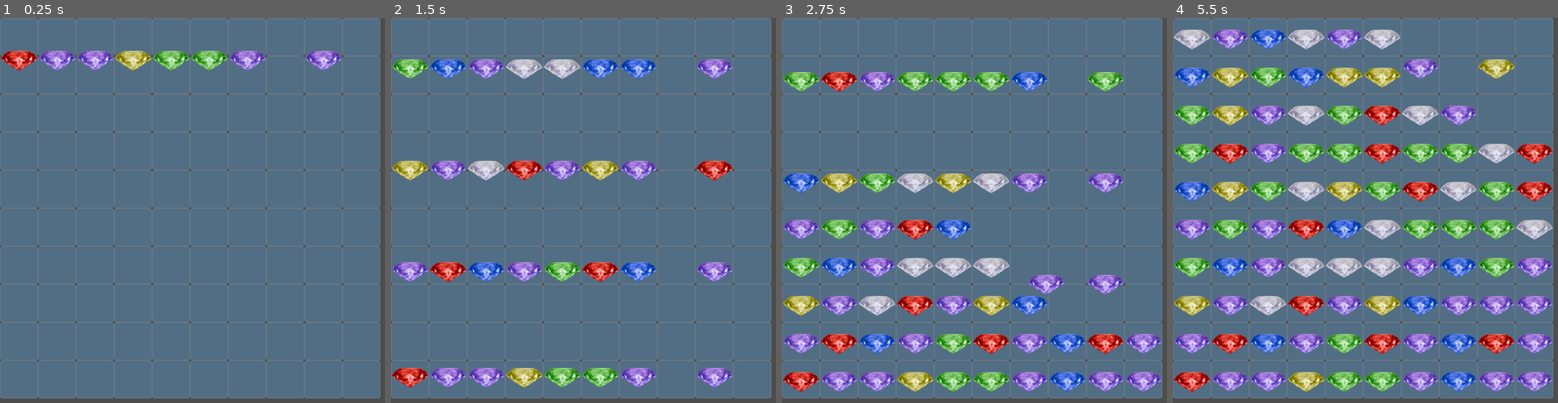
Above: before the commit, frames 1-4 (left to right).
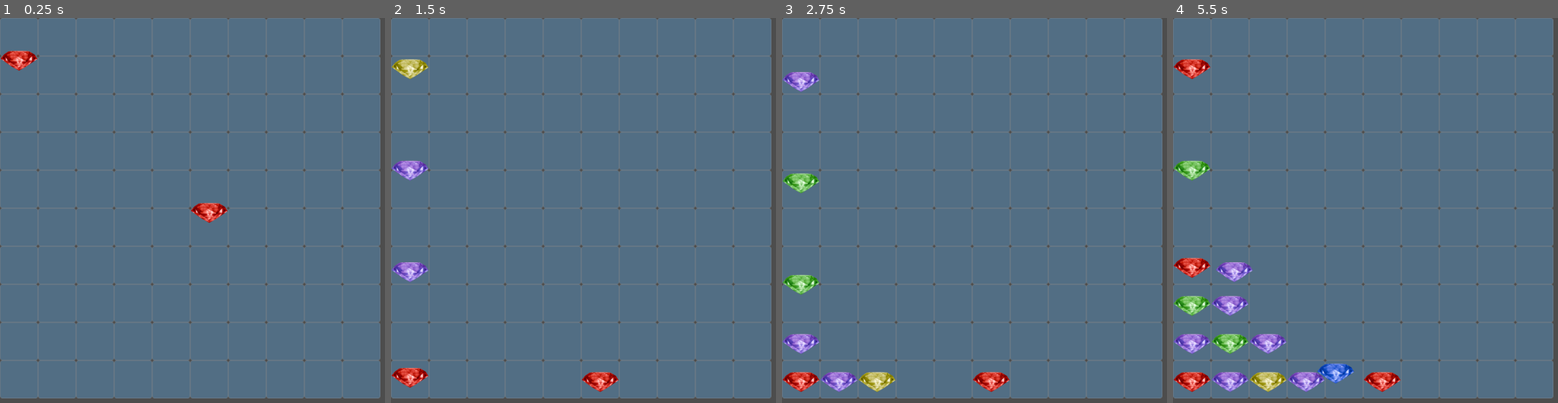
Above: after the commit, the same moments.

Repository: Medex81/LadyJu
Game: Godot game, scene res://game/scenes/m3/main.tscn
Two runs of this game, one before a commit and one after it. Both use one fixed random seed, a clock stepped at 60 frames per second and the inputs below. This scene is started directly instead of the project's main scene.
Inputs (mouse positions are in pixels of both pictures, inside the frame that each line leads up to):
- Up to frame 1 (0.25 s): no input
- Up to frame 2 (1.5 s): move the mouse to (410, 121) at 0.52 s; click (410, 121) at 0.67 s; move the mouse to (410, 206) at 1.27 s; click (410, 206) at 1.42 s
- Up to frame 3 (2.75 s): move the mouse to (801, 295) at 2.02 s; click (801, 295) at 2.17 s
- Up to frame 4 (5.5 s): move the mouse to (1192, 264) at 2.77 s; click (1192, 264) at 2.92 s; move the mouse to (1192, 225) at 3.52 s; click (1192, 225) at 3.67 s; move the mouse to (1192, 187) at 4.27 s; click (1192, 187) at 4.42 s; move the mouse to (1192, 152) at 5.02 s; click (1192, 152) at 5.17 s

The runs differ from the first frame. In frame 1, 2.6% of the frame differs, in the area x 10-89%, y 8-54%; in frame 2, 9.7%; in frame 3, 17%; in frame 4, 29%, in the area x 0-99%, y 2-98%.

Commit message:
Перемещение сцен для более удобной навигации.

Diff:
--- a/game/scenes/m3/items/blue.tscn
+++ b/game/scenes/m3/items/cristals/blue.tscn
@@ -1,12 +1,12 @@
 [gd_scene load_steps=3 format=3 uid="uid://cn2f51u6tyo08"]
 
 [ext_resource type="Texture2D" uid="uid://dck22mg4fwycr" path="res://game/assets/anny_pack/crystal_blue.png" id="1_710la"]
-[ext_resource type="PackedScene" uid="uid://bpa2mq42xvtw4" path="res://game/scenes/m3/items/cristal.tscn" id="1_yj1cm"]
+[ext_resource type="PackedScene" uid="uid://bpa2mq42xvtw4" path="res://game/scenes/m3/items/cristals/cristal.tscn" id="1_yj1cm"]
 
 [node name="cristal" instance=ExtResource("1_yj1cm")]
 
 [node name="info" parent="." index="4"]
 item_name = "blue"
 
-[node name="item_viewer" parent="." index="5"]
+[node name="item_icon" parent="." index="6"]
 texture = ExtResource("1_710la")
--- a/game/scenes/m3/items/cristal.tscn
+++ b/game/scenes/m3/items/cristals/cristal.tscn
@@ -3,9 +3,9 @@
 [ext_resource type="PackedScene" uid="uid://cexy6igt35ni4" path="res://game/scenes/m3/components/parent_mover.tscn" id="1_2d51j"]
 [ext_resource type="PackedScene" uid="uid://dtmwkocylij0i" path="res://game/scenes/m3/components/end.tscn" id="2_bneca"]
 [ext_resource type="PackedScene" uid="uid://dktf3k2kbsn0x" path="res://game/scenes/m3/components/hitbox.tscn" id="3_mgim0"]
-[ext_resource type="PackedScene" uid="uid://5wgceo23k5dr" path="res://game/scenes/m3/damagers/weak_damage.tscn" id="4_lmm8j"]
+[ext_resource type="PackedScene" uid="uid://dinrxkuh55rmf" path="res://game/scenes/m3/damagers/damage.tscn" id="4_nasvp"]
 [ext_resource type="PackedScene" uid="uid://ddfd0x1tmb7n2" path="res://game/scenes/m3/components/damager.tscn" id="4_oid8c"]
-[ext_resource type="PackedScene" uid="uid://boo82kcboqmkt" path="res://game/scenes/m3/damagers/self_cell_damage.tscn" id="5_dmoql"]
+[ext_resource type="PackedScene" uid="uid://boql4eiookodn" path="res://game/scenes/m3/damagers/damage_zone.tscn" id="5_ovo3w"]
 [ext_resource type="PackedScene" uid="uid://6r8pb666487x" path="res://game/scenes/m3/components/matcher.tscn" id="5_xlqa6"]
 [ext_resource type="PackedScene" uid="uid://bwe77doxkiaf4" path="res://game/scenes/m3/components/info.tscn" id="6_u52hk"]
 [ext_resource type="PackedScene" uid="uid://85x0hvrp2113" path="res://game/scenes/m3/effects/blast_part.tscn" id="7_ga2p0"]
@@ -21,11 +21,16 @@
 [node name="damager" parent="." instance=ExtResource("4_oid8c")]
 position = Vector2(65, 63)
 
-[node name="weak_damage" parent="damager" instance=ExtResource("4_lmm8j")]
+[node name="damage_self" parent="damager" instance=ExtResource("4_nasvp")]
+visible = false
+resistance = 2
+
+[node name="collision" parent="damager/damage_self" instance=ExtResource("5_ovo3w")]
+
+[node name="damage_weak" parent="damager" instance=ExtResource("4_nasvp")]
 visible = false
 
-[node name="self_cell_damage" parent="damager" instance=ExtResource("5_dmoql")]
-visible = false
+[node name="collision" parent="damager/damage_weak" instance=ExtResource("5_ovo3w")]
 
 [node name="matcher" parent="." instance=ExtResource("5_xlqa6")]
 
@@ -37,17 +42,13 @@
 [node name="blast_part" parent="end" instance=ExtResource("7_ga2p0")]
 visible = false
 
-[node name="item_viewer" type="Sprite2D" parent="."]
+[node name="item_icon" type="Sprite2D" parent="."]
 z_index = 2
 scale = Vector2(0.25498, 0.25498)
 centered = false
 
 [connection signal="send_move_stopped" from="parent_mover" to="matcher" method="on_matchable"]
 [connection signal="send_end" from="hitbox" to="end" method="end"]
-[connection signal="body_entered" from="damager/weak_damage" to="damager/weak_damage" method="_on_body_entered"]
-[connection signal="visibility_changed" from="damager/weak_damage" to="damager/weak_damage" method="_on_visibility_changed"]
-[connection signal="body_entered" from="damager/self_cell_damage" to="damager/self_cell_damage" method="_on_body_entered"]
-[connection signal="visibility_changed" from="damager/self_cell_damage" to="damager/self_cell_damage" method="_on_visibility_changed"]
 [connection signal="send_fail_match" from="matcher" to="parent_mover" method="revert_move"]
 [connection signal="send_match" from="matcher" to="damager" method="start"]
 [connection signal="send_item_name" from="info" to="matcher" method="on_item_name_change"]
--- a/game/scenes/m3/items/green.tscn
+++ b/game/scenes/m3/items/cristals/green.tscn
@@ -1,6 +1,6 @@
 [gd_scene load_steps=3 format=3 uid="uid://cb2he54glpoml"]
 
-[ext_resource type="PackedScene" uid="uid://bpa2mq42xvtw4" path="res://game/scenes/m3/items/cristal.tscn" id="1_ronxa"]
+[ext_resource type="PackedScene" uid="uid://bpa2mq42xvtw4" path="res://game/scenes/m3/items/cristals/cristal.tscn" id="1_ronxa"]
 [ext_resource type="Texture2D" uid="uid://dcuks6y3wkgh7" path="res://game/assets/anny_pack/crystal_green.png" id="2_6r2ba"]
 
 [node name="cristal" instance=ExtResource("1_ronxa")]
@@ -8,5 +8,5 @@
 [node name="info" parent="." index="4"]
 item_name = "green"
 
-[node name="item_viewer" parent="." index="5"]
+[node name="item_icon" parent="." index="6"]
 texture = ExtResource("2_6r2ba")
--- a/game/scenes/m3/items/purple.tscn
+++ b/game/scenes/m3/items/cristals/purple.tscn
@@ -1,6 +1,6 @@
 [gd_scene load_steps=3 format=3 uid="uid://bdbu6m780gofa"]
 
-[ext_resource type="PackedScene" uid="uid://bpa2mq42xvtw4" path="res://game/scenes/m3/items/cristal.tscn" id="1_7paqj"]
+[ext_resource type="PackedScene" uid="uid://bpa2mq42xvtw4" path="res://game/scenes/m3/items/cristals/cristal.tscn" id="1_7paqj"]
 [ext_resource type="Texture2D" uid="uid://bejd2mku6kdog" path="res://game/assets/anny_pack/crystal_purple.png" id="2_6c5r2"]
 
 [node name="cristal" instance=ExtResource("1_7paqj")]
@@ -8,5 +8,5 @@
 [node name="info" parent="." index="4"]
 item_name = "purple"
 
-[node name="item_viewer" parent="." index="5"]
+[node name="item_icon" parent="." index="6"]
 texture = ExtResource("2_6c5r2")
--- a/game/scenes/m3/items/red.tscn
+++ b/game/scenes/m3/items/cristals/red.tscn
@@ -1,6 +1,6 @@
 [gd_scene load_steps=3 format=3 uid="uid://eqcgcsaq4h2x"]
 
-[ext_resource type="PackedScene" uid="uid://bpa2mq42xvtw4" path="res://game/scenes/m3/items/cristal.tscn" id="1_sfmhk"]
+[ext_resource type="PackedScene" uid="uid://bpa2mq42xvtw4" path="res://game/scenes/m3/items/cristals/cristal.tscn" id="1_sfmhk"]
 [ext_resource type="Texture2D" uid="uid://bhskjrpecqd0e" path="res://game/assets/anny_pack/crystal_red.png" id="2_4l5lr"]
 
 [node name="cristal" instance=ExtResource("1_sfmhk")]
@@ -8,5 +8,5 @@
 [node name="info" parent="." index="4"]
 item_name = "red"
 
-[node name="item_viewer" parent="." index="5"]
+[node name="item_icon" parent="." index="6"]
 texture = ExtResource("2_4l5lr")
--- a/game/scenes/m3/items/white.tscn
+++ b/game/scenes/m3/items/cristals/white.tscn
@@ -1,6 +1,6 @@
 [gd_scene load_steps=3 format=3 uid="uid://ca6dwep784lk7"]
 
-[ext_resource type="PackedScene" uid="uid://bpa2mq42xvtw4" path="res://game/scenes/m3/items/cristal.tscn" id="1_282bq"]
+[ext_resource type="PackedScene" uid="uid://bpa2mq42xvtw4" path="res://game/scenes/m3/items/cristals/cristal.tscn" id="1_282bq"]
 [ext_resource type="Texture2D" uid="uid://dg0bgbbdoi4oq" path="res://game/assets/anny_pack/crystal_white.png" id="2_v0nyk"]
 
 [node name="cristal" instance=ExtResource("1_282bq")]
@@ -8,5 +8,5 @@
 [node name="info" parent="." index="4"]
 item_name = "white"
 
-[node name="item_viewer" parent="." index="5"]
+[node name="item_icon" parent="." index="6"]
 texture = ExtResource("2_v0nyk")
--- a/game/scenes/m3/items/yellow.tscn
+++ b/game/scenes/m3/items/cristals/yellow.tscn
@@ -1,6 +1,6 @@
 [gd_scene load_steps=3 format=3 uid="uid://m5rh2rt32bm0"]
 
-[ext_resource type="PackedScene" uid="uid://bpa2mq42xvtw4" path="res://game/scenes/m3/items/cristal.tscn" id="1_sr5yw"]
+[ext_resource type="PackedScene" uid="uid://bpa2mq42xvtw4" path="res://game/scenes/m3/items/cristals/cristal.tscn" id="1_sr5yw"]
 [ext_resource type="Texture2D" uid="uid://cvulscfgci0g8" path="res://game/assets/anny_pack/crystal_yellow.png" id="2_h17ti"]
 
 [node name="cristal" instance=ExtResource("1_sr5yw")]
@@ -8,5 +8,5 @@
 [node name="info" parent="." index="4"]
 item_name = "yellow"
 
-[node name="item_viewer" parent="." index="5"]
+[node name="item_icon" parent="." index="6"]
 texture = ExtResource("2_h17ti")
--- a/game/scenes/m3/main.tscn
+++ b/game/scenes/m3/main.tscn
@@ -1,14 +1,14 @@
 [gd_scene load_steps=113 format=3 uid="uid://bog8shiiuriye"]
 
 [ext_resource type="PackedScene" uid="uid://bb1jfjnmiupvx" path="res://game/scenes/m3/item_generator.tscn" id="1_layab"]
-[ext_resource type="PackedScene" uid="uid://cb2he54glpoml" path="res://game/scenes/m3/items/green.tscn" id="3_ve0cl"]
-[ext_resource type="PackedScene" uid="uid://bdbu6m780gofa" path="res://game/scenes/m3/items/purple.tscn" id="4_udhk0"]
-[ext_resource type="PackedScene" uid="uid://eqcgcsaq4h2x" path="res://game/scenes/m3/items/red.tscn" id="5_1grpq"]
-[ext_resource type="PackedScene" uid="uid://cn2f51u6tyo08" path="res://game/scenes/m3/items/blue.tscn" id="5_3c64g"]
-[ext_resource type="PackedScene" uid="uid://ca6dwep784lk7" path="res://game/scenes/m3/items/white.tscn" id="6_440aj"]
-[ext_resource type="PackedScene" uid="uid://m5rh2rt32bm0" path="res://game/scenes/m3/items/yellow.tscn" id="7_keo6g"]
-[ext_resource type="PackedScene" uid="uid://c4hirur6vsqqi" path="res://game/scenes/m3/spawner.tscn" id="8_nya3m"]
+[ext_resource type="PackedScene" uid="uid://cb2he54glpoml" path="res://game/scenes/m3/items/cristals/green.tscn" id="3_ve0cl"]
+[ext_resource type="PackedScene" uid="uid://bdbu6m780gofa" path="res://game/scenes/m3/items/cristals/purple.tscn" id="4_udhk0"]
+[ext_resource type="PackedScene" uid="uid://eqcgcsaq4h2x" path="res://game/scenes/m3/items/cristals/red.tscn" id="5_1grpq"]
+[ext_resource type="PackedScene" uid="uid://cn2f51u6tyo08" path="res://game/scenes/m3/items/cristals/blue.tscn" id="5_3c64g"]
+[ext_resource type="PackedScene" uid="uid://ca6dwep784lk7" path="res://game/scenes/m3/items/cristals/white.tscn" id="6_440aj"]
+[ext_resource type="PackedScene" uid="uid://m5rh2rt32bm0" path="res://game/scenes/m3/items/cristals/yellow.tscn" id="7_keo6g"]
 [ext_resource type="PackedScene" uid="uid://bf03qetwd7agr" path="res://game/scenes/m3/cell.tscn" id="8_w6gfp"]
+[ext_resource type="PackedScene" uid="uid://c4hirur6vsqqi" path="res://game/scenes/m3/spawner.tscn" id="9_i1jfb"]
 
 [sub_resource type="SegmentShape2D" id="SegmentShape2D_t1gbw"]
 a = Vector2(1304, 1282)
@@ -1337,6 +1337,8 @@
 visible = false
 
 [node name="StaticBody2D" type="StaticBody2D" parent="."]
+collision_layer = 5
+collision_mask = 5
 
 [node name="cs_d" type="CollisionShape2D" parent="StaticBody2D"]
 shape = SubResource("SegmentShape2D_t1gbw")
@@ -1360,44 +1362,32 @@
 [node name="cell" parent="GridContainer" instance=ExtResource("8_w6gfp")]
 layout_mode = 2
 
-[node name="spawner" parent="GridContainer/cell" instance=ExtResource("8_nya3m")]
+[node name="spawner" parent="GridContainer/cell" instance=ExtResource("9_i1jfb")]
 
 [node name="cell2" parent="GridContainer" instance=ExtResource("8_w6gfp")]
 layout_mode = 2
 theme_override_styles/panel = SubResource("StyleBoxFlat_i4cde")
 
-[node name="spawner" parent="GridContainer/cell2" instance=ExtResource("8_nya3m")]
-
 [node name="cell3" parent="GridContainer" instance=ExtResource("8_w6gfp")]
 layout_mode = 2
 theme_override_styles/panel = SubResource("StyleBoxFlat_f6nmg")
 
-[node name="spawner" parent="GridContainer/cell3" instance=ExtResource("8_nya3m")]
-
 [node name="cell4" parent="GridContainer" instance=ExtResource("8_w6gfp")]
 layout_mode = 2
 theme_override_styles/panel = SubResource("StyleBoxFlat_1hb1c")
 
-[node name="spawner" parent="GridContainer/cell4" instance=ExtResource("8_nya3m")]
-
 [node name="cell5" parent="GridContainer" instance=ExtResource("8_w6gfp")]
 layout_mode = 2
 theme_override_styles/panel = SubResource("StyleBoxFlat_q6btx")
 
-[node name="spawner" parent="GridContainer/cell5" instance=ExtResource("8_nya3m")]
-
 [node name="cell6" parent="GridContainer" instance=ExtResource("8_w6gfp")]
 layout_mode = 2
 theme_override_styles/panel = SubResource("StyleBoxFlat_lya0l")
 
-[node name="spawner" parent="GridContainer/cell6" instance=ExtResource("8_nya3m")]
-
 [node name="cell7" parent="GridContainer" instance=ExtResource("8_w6gfp")]
 layout_mode = 2
 theme_override_styles/panel = SubResource("StyleBoxFlat_k4g3r")
 
-[node name="spawner" parent="GridContainer/cell7" instance=ExtResource("8_nya3m")]
-
 [node name="cell8" parent="GridContainer" instance=ExtResource("8_w6gfp")]
 layout_mode = 2
 theme_override_styles/panel = SubResource("StyleBoxFlat_5mqyn")
@@ -1406,8 +1396,6 @@
 layout_mode = 2
 theme_override_styles/panel = SubResource("StyleBoxFlat_llx2b")
 
-[node name="spawner" parent="GridContainer/cell9" instance=ExtResource("8_nya3m")]
-
 [node name="cell10" parent="GridContainer" instance=ExtResource("8_w6gfp")]
 layout_mode = 2
 theme_override_styles/panel = SubResource("StyleBoxFlat_riq5r")
@@ -1556,6 +1544,8 @@
 layout_mode = 2
 theme_override_styles/panel = SubResource("StyleBoxFlat_uncgl")
 
+[node name="cristal" parent="GridContainer/cell46" instance=ExtResource("5_1grpq")]
+
 [node name="cell47" parent="GridContainer" instance=ExtResource("8_w6gfp")]
 layout_mode = 2
 theme_override_styles/panel = SubResource("StyleBoxFlat_1m31m")
--- a/tmp/node_2d.tscn
+++ b/tmp/node_2d.tscn
@@ -1,7 +1,7 @@
 [gd_scene load_steps=3 format=3 uid="uid://h823j0j6a88r"]
 
 [ext_resource type="PackedScene" uid="uid://dktf3k2kbsn0x" path="res://game/scenes/m3/components/hitbox.tscn" id="1_avcjs"]
-[ext_resource type="PackedScene" uid="uid://boo82kcboqmkt" path="res://game/scenes/m3/damagers/self_cell_damage.tscn" id="2_sotf1"]
+[ext_resource type="PackedScene" uid="uid://boo82kcboqmkt" path="res://tmp/self_cell_damage.tscn" id="2_sotf1"]
 
 [node name="Node2D" type="Node2D"]
 
